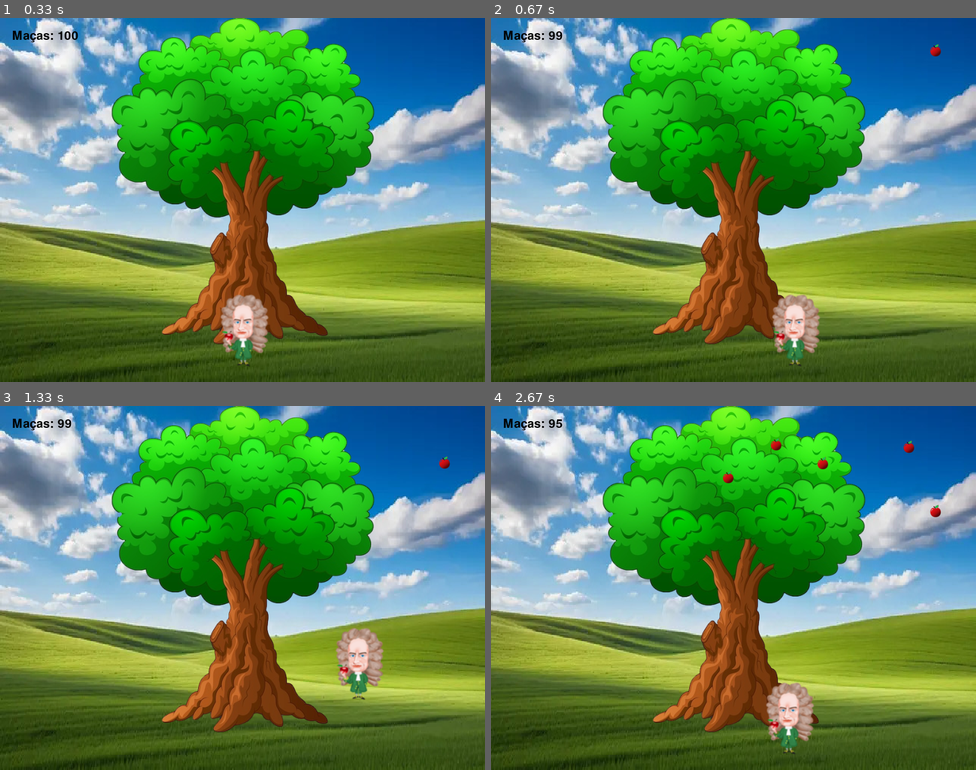
Above: before the commit, frames 1-4 (two rows, left to right).
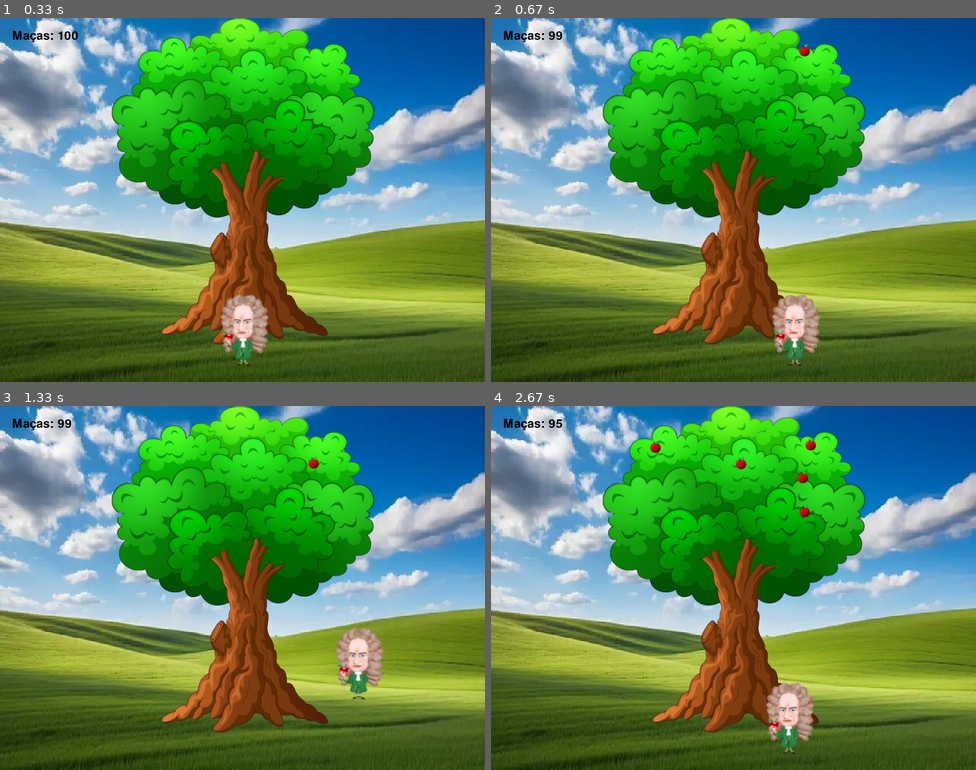
Above: after the commit, the same moments.

Repository: Mateuslucas1879/IsaacApple_Pygame
Game: pygame game, started from issacapple/main.py
Two runs of this game, one before a commit and one after it. Both use one fixed random seed, a clock stepped at 60 frames per second and the inputs below.
Inputs:
- Up to frame 1 (0.33 s): no input
- Up to frame 2 (0.67 s): hold Right from 0.33 s (still down)
- Up to frame 3 (1.33 s): release Right at 0.8 s; hold Up 0.83-1.13 s; hold Right from 1.17 s (still down)
- Up to frame 4 (2.67 s): release Right at 1.63 s; hold Left 1.67-2.2 s; hold Down 2.23-2.53 s; hold Left from 2.57 s (still down)

Frame 1 is identical in both runs. In frame 2, 0.1% of the frame differs, in the area x 63-93%, y 7-11%; in frame 3, 0.1%; in frame 4, 0.6%, in the area x 32-93%, y 8-31%.

Commit message:
Melhorias no codigo

Diff:
--- a/issacapple/main.py
+++ b/issacapple/main.py
@@ -15,7 +15,7 @@
 tamanho = (800,600)
 
 fonte = font.SysFont('comicsans', 30,)
-fonte_perdeu = font.SysFont('comicsans', 300)
+fonte_perdeu = font.SysFont('comicsans', 30)
 
 
 superficie = display.set_mode(
@@ -39,8 +39,6 @@
         self.rect.center = (tamanho[0] // 2, tamanho[1] - self.rect.height // 2 - 25)
         self.macas = macas
         self.velocidade = 5
-
-
 
     def update(self):
         keys = pygame.key.get_pressed()
@@ -97,7 +95,7 @@
     def update(self):
         if randint(0, 100) < 2:
             # Faz as maçãs surgirem em posições x aleatórias da largura da tela
-            x_position = randint(0, tamanho[0])
+            x_position = self.rect.left + randint(0, self.rect.width)
             # As maçãs surgem da metade superior da árvore
             y_position = self.rect.top + randint(0, self.rect.height // 2)
             self.macas.add(Maca(x_position, y_position))
@@ -113,8 +111,6 @@
 clock = Clock()
 perdeu = False
 
-
-
 # Main loop flag
 running = True
 
@@ -126,19 +122,26 @@
 
     # Desenhar fundo
     superficie.blit(fundo, (0, 0))
+    if not perdeu:
+        # Atualiza Issac e maças
+        issacfausto.update()
+        issacfausto.macas.update()
+        grupo_inimigos.update()
 
-    # Atualiza Issac e maças
-    issacfausto.update()
-    issacfausto.macas.update()
-    grupo_inimigos.update()
+        #   VERIFICAR COLISÃO
+        if pygame.sprite.spritecollide(issacfausto, grupo_macas, True):
+            perdeu = True
+
+    else:
+        # Exibir mensagem de fim de jogo
+        texto_perdeu = fonte_perdeu.render('Você Perdeu!', True, (255, 0, 0))
+        superficie.blit(texto_perdeu, (
+        tamanho[0] // 2 - texto_perdeu.get_width() // 2, tamanho[1] // 2 - texto_perdeu.get_height() // 2))
 
     # Desenha os sprites
     grupo_inimigos.draw(superficie)  # Desenha a árvore (Virus)
     superficie.blit(issacfausto.image, issacfausto.rect)  # Desenha Isaac primeiro
     issacfausto.macas.draw(superficie)  # Desenha as maçãs por último, na frente da árvore
-
-    if pygame.sprite.spritecollide(issacfausto, grupo_macas, True):
-        perdeu = True
 
     # Update the display
     display.update()
